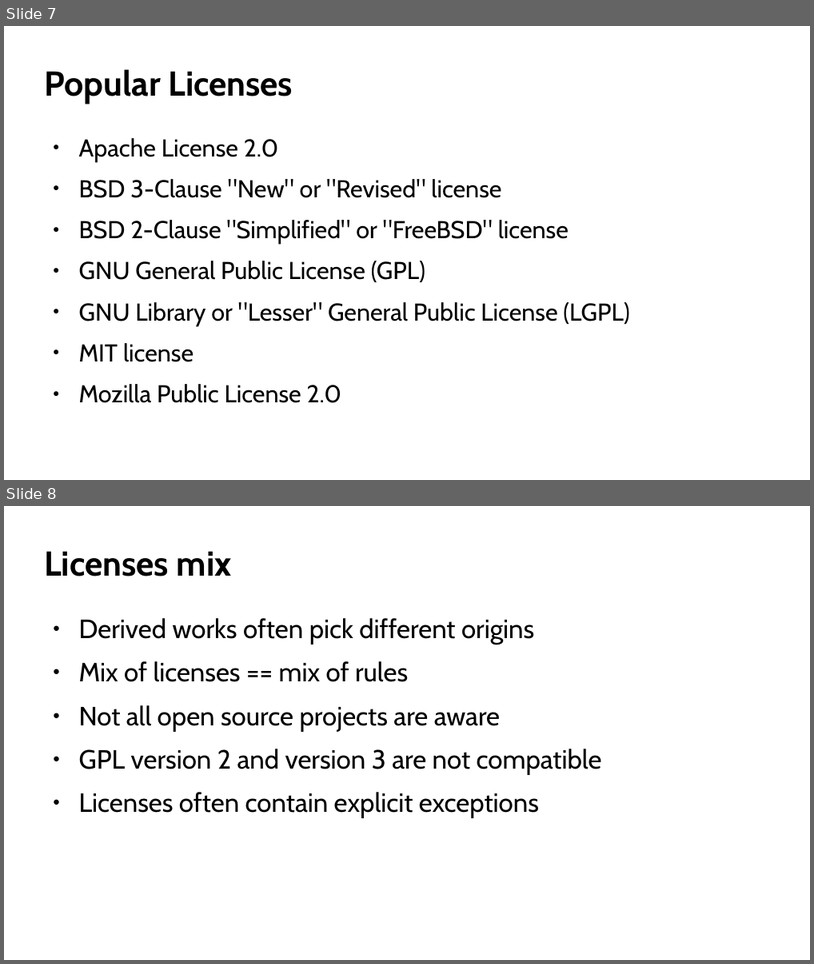
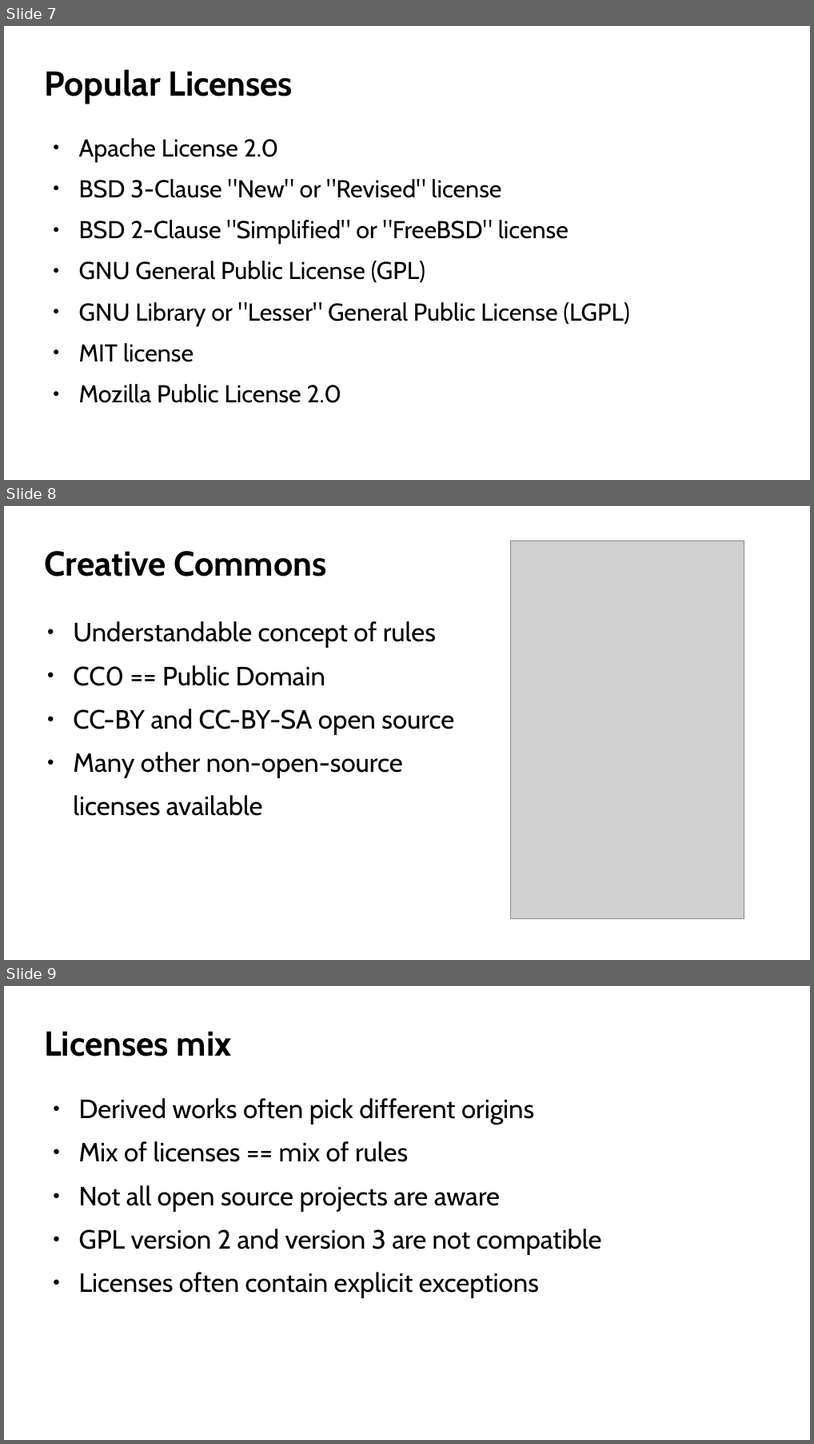
Before and after one commit to coolo/drunken-adventure, a slide deck: osc2017-2/cavil.odp. Shown one above the other, each under a label of ours: slides 7 and 8 before the commit, slides 7, 8 and 9 after it. The pictures are 814x964 and 814x1444 pixels, drawn with LibreOffice and Linux fonts; fonts in the diff are those of the drawing; grey boxes stand for pictures; background and template pictures are left out. Boxes give left, top, right and bottom in pixels: in the first picture for what was removed or moved away, otherwise in the second. Text is boxed around its words. In the diff, an @@ line names an element or a change of style, - is before the commit and + after.

```diff
--- a/osc2017-2/cavil.odp
+++ b/osc2017-2/cavil.odp
@@ slide 8 added at box(4, 506, 810, 960), background #FFFFFF @@
@@ title added at box(44, 551, 326, 576), 34 pt, text #000000, bold @@
+Creative Commons
@@ picture added at box(511, 540, 746, 918) @@
@@ text added at box(73, 621, 454, 816), 26 pt, text #000000 @@
+● Understandable concept of rules
+● CC0 == Public Domain
+● CC-BY and CC-BY-SA open source
+● Many other non-open-source
+licenses available
@@ what was slide 8 is now slide 9 @@
```
Also in this commit, not shown: 4 slides changed, 3 other slides added.
